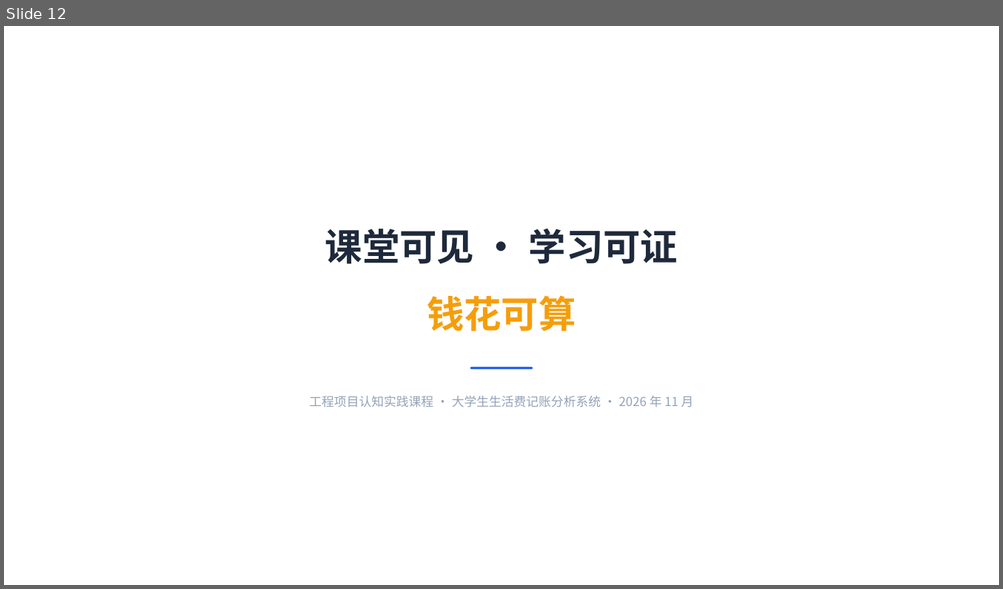
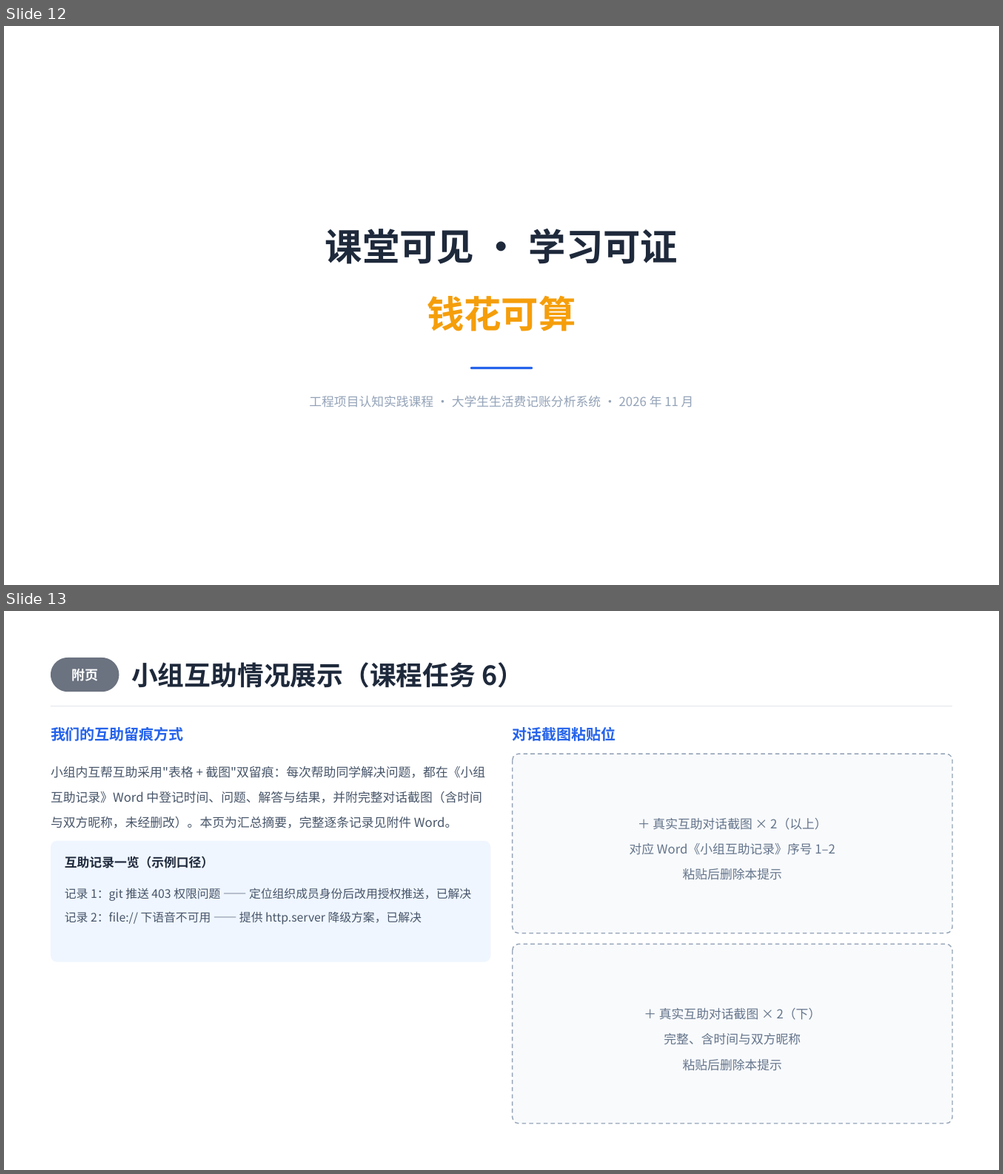
Before and after one commit to wontons584-source/Bookkeeping123, a slide deck: docs/course-materials/课程汇报-记账系统.pptx. Shown one above the other, each under a label of ours: slide 12 before the commit, slides 12 and 13 after it. The pictures are 1003x589 and 1003x1174 pixels, drawn with LibreOffice and Linux fonts; fonts in the diff are those of the drawing. Boxes give left, top, right and bottom in pixels: in the first picture for what was removed or moved away, otherwise in the second. Text is boxed around its words. In the diff, an @@ line names an element or a change of style, - is before the commit and + after.

Commit message:
docs: 补充使用教程与作业提交教程，汇报PPT更新互助附页，归档GitHub核查截图

```diff
--- a/docs/course-materials/课程汇报-记账系统.pptx
+++ b/docs/course-materials/课程汇报-记账系统.pptx
@@ slide 13 added at <box>4,611,999,1170</box>, background #FFFFFF @@
@@ rounded rectangle added at <box>51,658,119,692</box>, fill #6B7280 @@
@@ text added at <box>71,669,98,681</box>, 12.8 pt, text #FFFFFF, bold @@
+附页
@@ text added at <box>131,662,524,688</box>, 25.5 pt, text #1E293B, bold @@
+小组互助情况展示（课程任务 6）
@@ rectangle added at <box>51,706,951,706</box>, fill #E5E7EB @@
@@ text added at <box>51,727,184,741</box>, 14.2 pt, text #2563EB, bold @@
+我们的互助留痕方式
@@ text added at <box>512,727,616,741</box>, 14.2 pt, text #2563EB, bold @@
+对话截图粘贴位
@@ rounded rectangle added at <box>512,755,952,934</box>, fill #F8FAFC, outline #94A3B8 1 pt dashed @@
@@ text added at <box>51,766,486,829</box>, 12 pt, text #475569 @@
+小组内互帮互助采用"表格 + 截图"双留痕：每次帮助同学解决问题，都在《小组互助记录》Word 中登记时间、问题、解答与结果，并附完整对话截图（含时间与双方昵称，未经删改）。本页为汇总摘要，完整逐条记录见附件 Word。
@@ text added at <box>629,818,835,880</box>, 12 pt, text #64748B @@
+＋ 真实互助对话截图 × 2（以上）
+对应 Word《小组互助记录》序号 1–2
+粘贴后删除本提示
@@ rounded rectangle added at <box>51,841,490,962</box>, fill #EFF6FF @@
@@ text added at <box>65,856,213,869</box>, 12 pt, text #1E293B, bold @@
+互助记录一览（示例口径）
@@ text added at <box>65,888,471,925</box>, 11.2 pt, text #475569 @@
+记录 1：git 推送 403 权限问题 —— 定位组织成员身份后改用授权推送，已解决
+记录 2：file:// 下语音不可用 —— 提供 http.server 降级方案，已解决
@@ rounded rectangle added at <box>512,945,952,1125</box>, fill #F8FAFC, outline #94A3B8 1 pt dashed @@
@@ text added at <box>659,1008,821,1071</box>, 12 pt, text #64748B @@
+＋ 真实互助对话截图 × 2（下）
+完整、含时间与双方昵称
+粘贴后删除本提示
```
Also in this commit, not shown: 5 other files.
